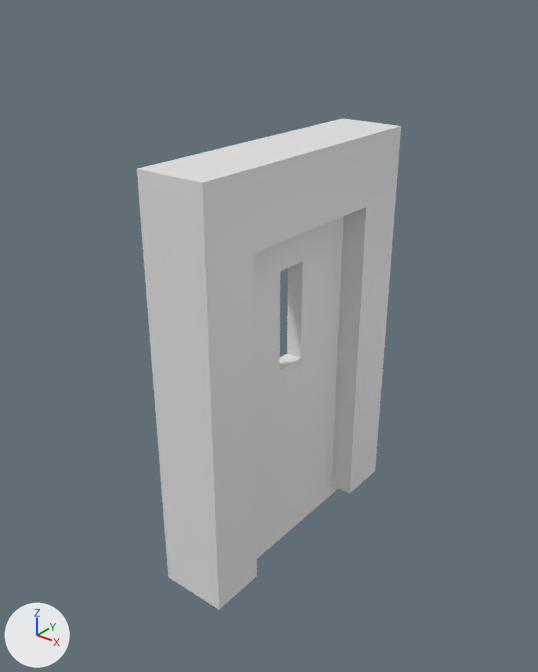
The FBX model Assets/Models/Walls/wall_003.fbx, before and after one commit.
The view is the same before and after, from a 50 mm camera at (2.34, -3.06, 3.08) aimed at (-0.06, -0.06, 1.23). Lighting does not change. The marker at lower left points along +X, +Y and +Z. Where no turn or scale is listed for an object, it has been applied to the vertices.
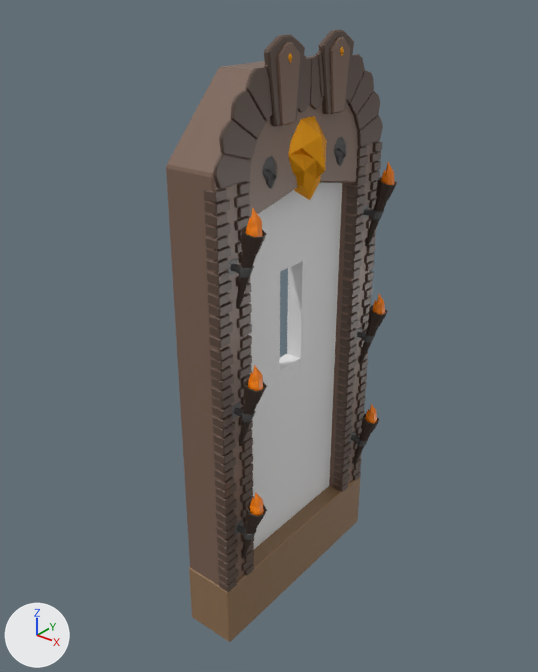
The change, as a diff of the scene's bpy script:
```diff
--- a/Assets/Models/Walls/wall_003.fbx.py
+++ b/Assets/Models/Walls/wall_003.fbx.py
@@ mat_bordüre @@
+mat_bordüre = principled_material('Bordüre')
+mat_bordüre.base_color = (0.105, 0.0648, 0.0467)  # brown #5b483d
+mat_bordüre.roughness = 0.4
@@ mat_stein @@
+mat_stein = principled_material('Stein')
+mat_stein.base_color = (0.0943, 0.0943, 0.0943)  # dark grey #575757
+mat_stein.roughness = 0.4
@@ mat_flamme @@
+mat_flamme = principled_material('Flamme')
+mat_flamme.base_color = (1.0, 0.234, 0.0)  # orange #ff8500
+mat_flamme.roughness = 0.4
@@ mat_gold @@
+mat_gold = principled_material('Gold')
+mat_gold.base_color = (1.0, 0.408, 0.0)  # orange #ffab00
+mat_gold.metallic = 0.5
+mat_gold.roughness = 0.4
@@ mat_falle @@
+mat_falle = principled_material('Falle')
+mat_falle.base_color = (0.28, 0.164, 0.0844)  # brown #907152
+mat_falle.roughness = 0.4
@@ mat_holz @@
+mat_holz = principled_material('Holz')
+mat_holz.base_color = (0.0444, 0.0261, 0.018)  # brown #3b2d24
+mat_holz.roughness = 0.4
@@ mat_bordüre_001 @@
+mat_bordüre_001 = principled_material('Bordüre.001')
+mat_bordüre_001.base_color = (0.198, 0.12, 0.0844)  # brown #7b6152
+mat_bordüre_001.roughness = 0.4
@@ me_cube_001 @@
+me_cube_001.from_pydata(...)  # 7219 vertices, 7648 faces; spans x -0.16..0.33, y -0.7..0.7, z -0.39..2.94
+# faces by material slot: [26, 270, 924, 384, 486, 262, 5296]
+me_cube_001.materials.append(mat_falle)  # brown #907152
+me_cube_001.materials.append(mat_gold)  # orange #ffab00
+me_cube_001.materials.append(mat_stein)  # dark grey #575757
+me_cube_001.materials.append(mat_holz)  # brown #3b2d24
+me_cube_001.materials.append(mat_flamme)  # orange #ff8500
+me_cube_001.materials.append(mat_bordüre_001)  # brown #7b6152
+me_cube_001.materials.append(mat_bordüre)  # brown #5b483d
@@ ob_cube_003 @@
-ob_cube_003 = bpy.data.objects.new('Cube.003', me_cube_004)
-ob_cube_003.location = (0.0, 0.0, 1.3)
@@ ob_collection_block_wo_wand_verschwindet_l_wall_border_blend_dupli @@
+ob_collection_block_wo_wand_verschwindet_l_wall_border_blend_dupli = bpy.data.objects.new('Collection|Block_wo_Wand_verschwindet_L_wall_border.blend|Dupli|', me_cube_001)
+ob_collection_block_wo_wand_verschwindet_l_wall_border_blend_dupli.location = (0.0, 0.0, -0.101)
```

Boxes (x1, y1, x2, y2) around the edits, measured in the pictures (538 x 672 px):
'Collection|Block_wo_Wand_verschwindet_L_wall_border.blend|Dupli|', added (brown): after (166, 30, 397, 642)
    faces in mat_bordüre_001 (brown #7b6152): (166, 37, 379, 585)
    faces in mat_bordüre (brown #5b483d): (204, 30, 383, 592)
    faces in mat_falle (brown #907152): (189, 477, 360, 642)
    faces in mat_holz (brown #3b2d24): (236, 177, 397, 558)
    faces in mat_gold (orange #ffab00): (288, 47, 344, 200)
'Cube.003', deleted: before (137, 118, 401, 609)
